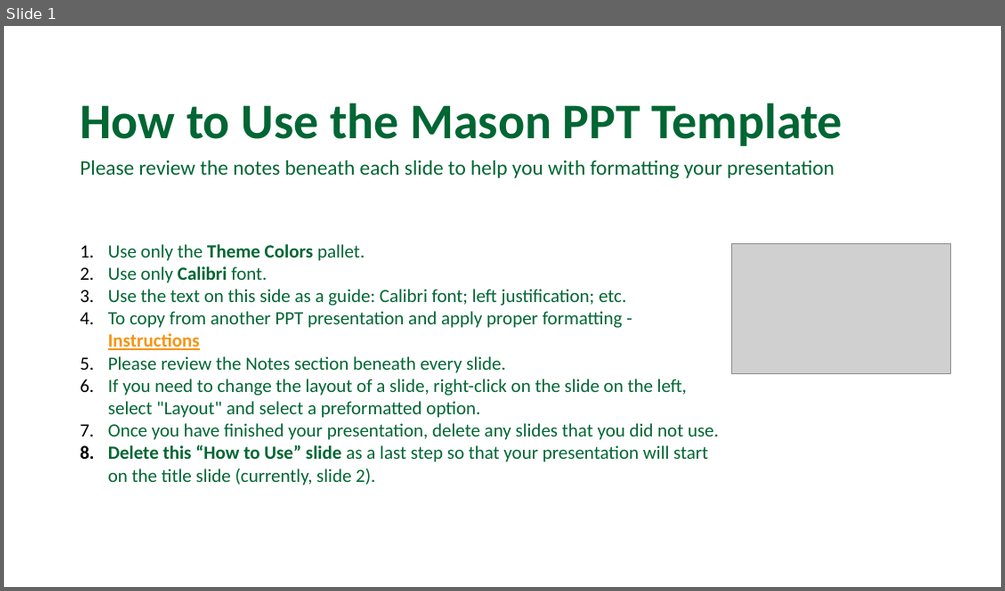
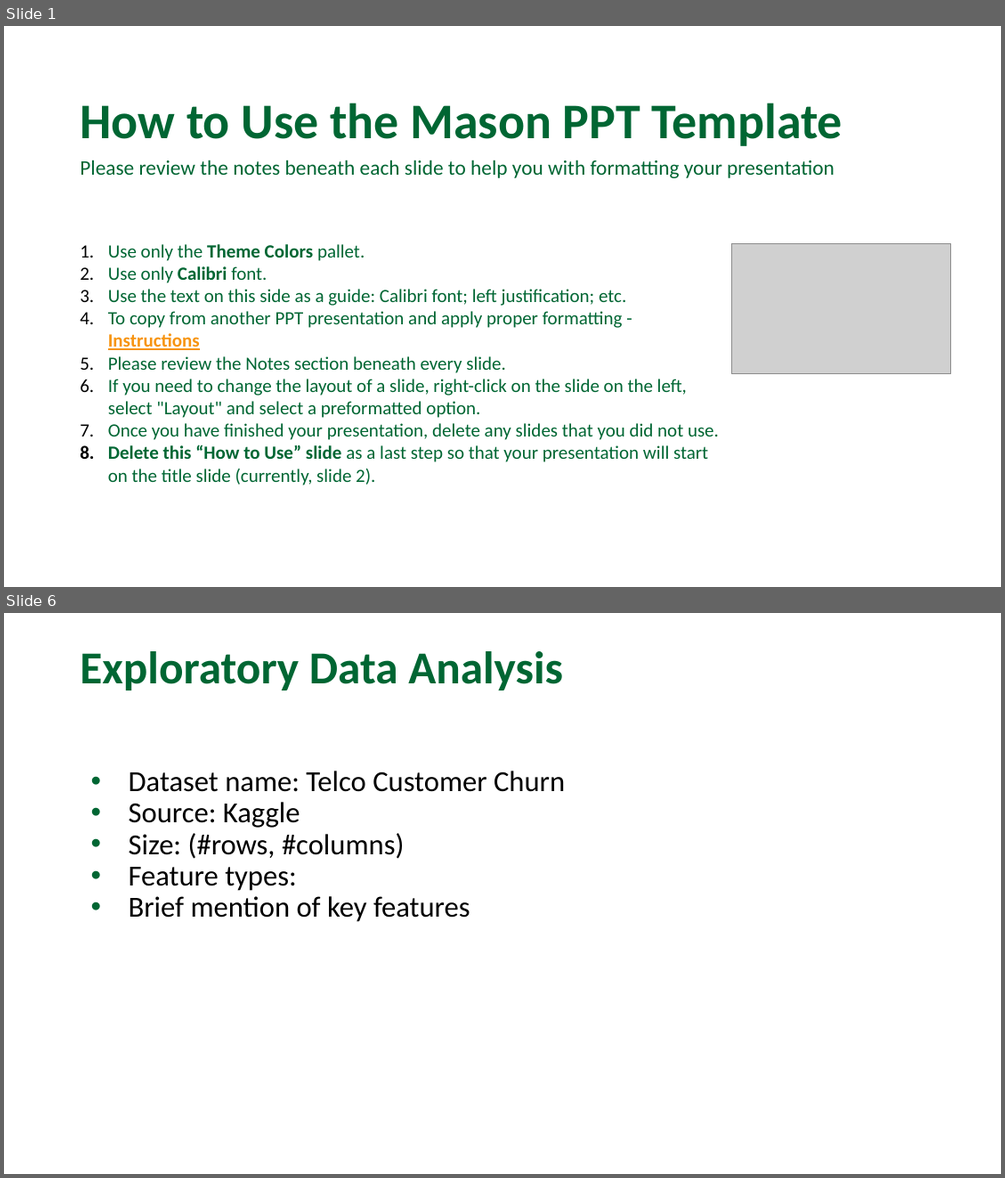
Before and after one commit to annguyenhuynh/AIT736-Team3, a slide deck: slides/AIT736_Final_Project_AnHuynh.pptx. Shown one above the other, each under a label of ours: slide 1 before the commit, slides 1 and 6 after it; the slides between them are not shown. The pictures are 1005x591 and 1005x1178 pixels, drawn with LibreOffice and Linux fonts; fonts in the diff are those of the drawing; grey boxes stand for pictures; background and template pictures are left out. Boxes give left, top, right and bottom in pixels: in the first picture for what was removed or moved away, otherwise in the second. Text is boxed around its words. In the diff, an @@ line names an element or a change of style, - is before the commit and + after.

```diff
--- a/slides/AIT736_Final_Project_AnHuynh.pptx
+++ b/slides/AIT736_Final_Project_AnHuynh.pptx
@@ slide 6 added at <box>4,613,1001,1174</box>, background picture (left out) @@
@@ title added at <box>80,651,563,690</box>, 44 pt, text #006633, bold @@
+Exploratory Data Analysis
@@ text added at <box>129,771,565,922</box>, 28 pt, text #000000 @@
+• Dataset name: Telco Customer Churn
+• Source: Kaggle
+• Size: (#rows, #columns)
+• Feature types:
+• Brief mention of key features
```
Also in this commit, not shown: 1 slide changed, 13 other slides added, 7 slides removed.
